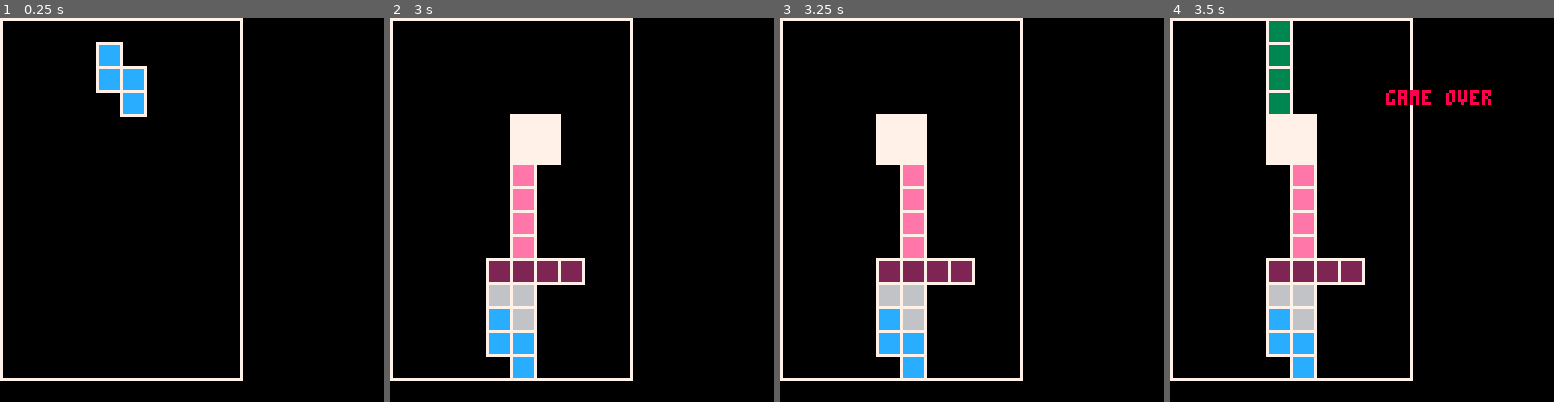
Above: before the commit, frames 1-4 (left to right).
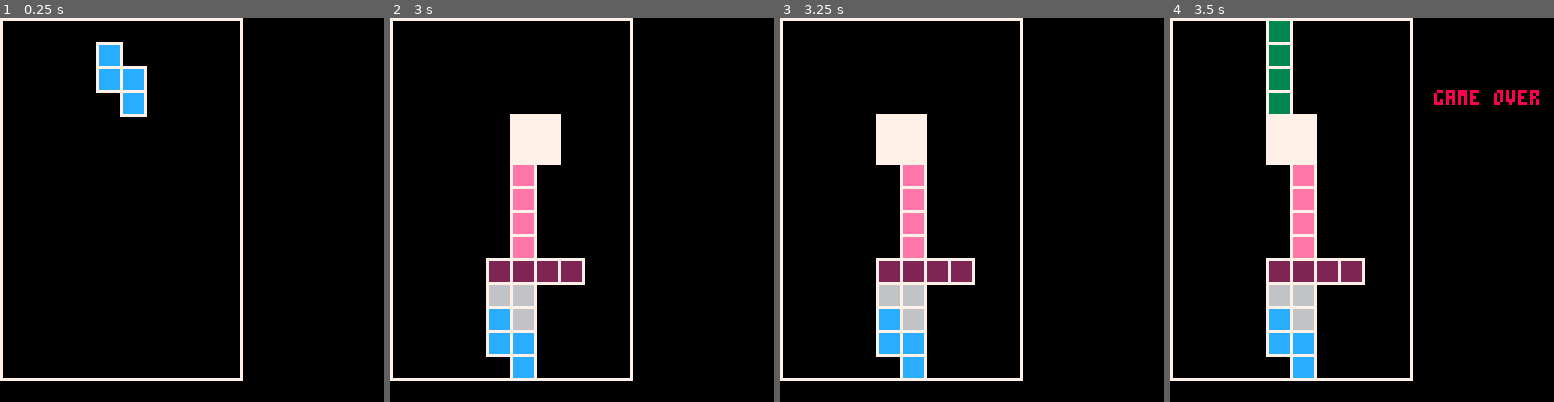
Above: after the commit, the same moments.

Repository: andrewedstrom/tetris-pico-8
Game: PICO-8 cartridge tetris.p8
Two runs of this game, one before a commit and one after it. Both use one fixed random seed, a clock stepped at 60 frames per second and the inputs below.
Inputs:
- Up to frame 1 (0.25 s): no input
- Up to frame 2 (3 s): tap X (X key) at 0.33, 1.07, 1.85, 2.97 s; tap O (Z key) at 0.7, 1.7, 2.1, 2.5, 2.9 s; hold Right 1.6-2.1 s; hold Up 2.15-2.42 s; hold Right from 2.47 s (still down)
- Up to frame 3 (3.25 s): release Right at 3.03 s; hold Left from 3.08 s (still down)
- Up to frame 4 (3.5 s): keep holding Left; tap O (Z key) at 3.3 s

Frames 1-3 are identical in both runs. In frame 4, 0.7% of the frame differs, in the area x 56-97%, y 18-23%.

Commit message:
print game over to the side of the board

Diff:
--- a/tetris.p8
+++ b/tetris.p8
@@ -225,7 +225,7 @@
 	foreach(blocks, draw_block)
 
 	if game_over then
-		print("game over", right_edge, 24, 8)
+		print("game over", right_edge+2*blk_size, 24, 8)
 		if not game_over_sound_playing then
 			sfx(0)
 			game_over_sound_playing=true
